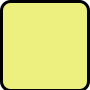
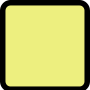
The second 90 x 90 image is a revision of the first. Changes to its layers:
painted on "Rounded Rectangle 1", masked it over [3, 3, 87, 89]
